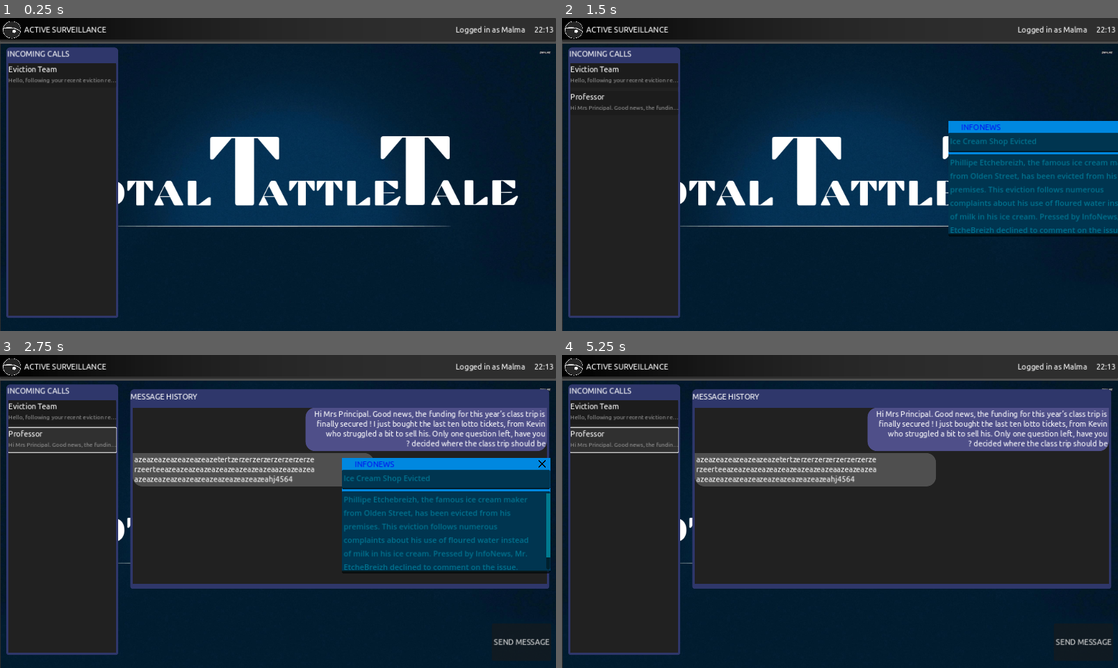
Above: before the commit, frames 1-4 (two rows, left to right).
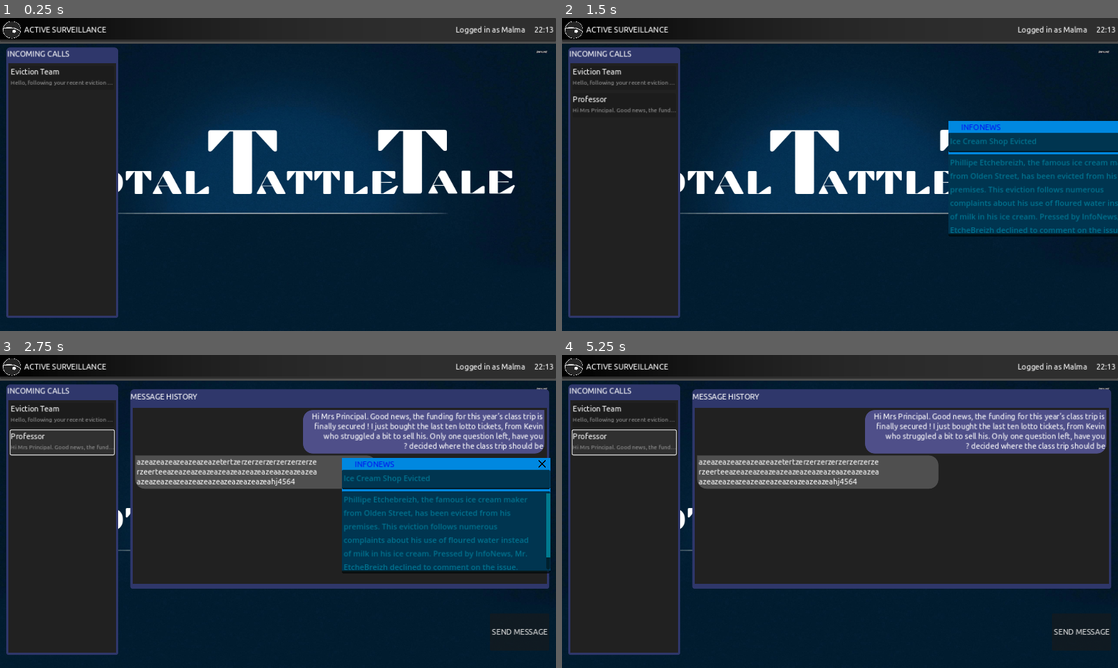
Above: after the commit, the same moments.

Repository: Mastoast/LDJam53
Game: Godot game, scene res://levels/game_screen.tscn
The game is run twice, just before and just after one commit, with the same random seed, the same clock (stepped at 60 frames per second) and the same inputs.
Inputs (mouse positions are in pixels of both pictures, inside the frame that each line leads up to; where the layout moved, square brackets give the same spot in the first picture):
- Up to frame 1 (0.25 s): no input
- Up to frame 2 (1.5 s): click (623, 77) [623, 74] at 0.5 s; click "SEND MESSAGE" at 1.25 s
- Up to frame 3 (2.75 s): click (61, 439) at 2.02 s
- Up to frame 4 (5.25 s): click (623, 442) at 2.77 s; click (1106, 464) at 3.5 s; click (623, 414) [623, 411] at 4.25 s; click (623, 439) at 5.02 s

The runs differ from the first frame. In frame 1, 7.3% of the frame differs, in the area x 0-99%, y 8-100%; in frame 2, 5.7%; in frame 3, 6.7%; in frame 4, 6.8%.

Commit message:
styles

Diff:
--- a/levels/game_screen.tscn
+++ b/levels/game_screen.tscn
@@ -1,12 +1,11 @@
-[gd_scene load_steps=12 format=3 uid="uid://b5f88qm5bt18o"]
+[gd_scene load_steps=11 format=3 uid="uid://b5f88qm5bt18o"]
 
 [ext_resource type="Theme" uid="uid://dt64wf3jwua3u" path="res://themes/desktop.tres" id="1_rf31f"]
 [ext_resource type="Script" path="res://scripts/gameHandler.gd" id="2_mlnr7"]
-[ext_resource type="StyleBox" uid="uid://dsubttfxluprg" path="res://themes/background_panel_theme.tres" id="4_u122v"]
 [ext_resource type="Texture2D" uid="uid://xvlg1c042cst" path="res://sprites/logo_surveillance.png" id="5_mivnp"]
 [ext_resource type="Texture2D" uid="uid://dxejwmfggrxgy" path="res://sprites/wallpaper.png" id="5_rnhdx"]
 [ext_resource type="PackedScene" path="res://scenes/window_preview.tscn" id="6_n7gpa"]
-[ext_resource type="PackedScene" path="res://scenes/window_thread.tscn" id="7_vd488"]
+[ext_resource type="PackedScene" uid="uid://t776op5xvn6b" path="res://scenes/window_thread.tscn" id="7_vd488"]
 [ext_resource type="PackedScene" uid="uid://dmswrg3t4y0ih" path="res://scenes/window_answers.tscn" id="8_oco0f"]
 [ext_resource type="Script" path="res://scripts/send_button.gd" id="9_1pwv1"]
 
@@ -90,12 +89,16 @@
 layout_mode = 2
 size_flags_vertical = 3
 size_flags_stretch_ratio = 12.0
-theme_override_styles/panel = ExtResource("4_u122v")
 
-[node name="Background" type="Sprite2D" parent="VBoxContainer/desktop"]
-position = Vector2(580.5, 320)
-scale = Vector2(1.12988, 1)
+[node name="wallpaper" type="TextureRect" parent="VBoxContainer/desktop"]
+layout_mode = 1
+anchors_preset = 15
+anchor_right = 1.0
+anchor_bottom = 1.0
+grow_horizontal = 2
+grow_vertical = 2
 texture = ExtResource("5_rnhdx")
+expand_mode = 1
 
 [node name="window_preview" parent="VBoxContainer/desktop" instance=ExtResource("6_n7gpa")]
 layout_mode = 0
@@ -116,17 +119,17 @@
 
 [node name="window_answers" parent="VBoxContainer/desktop" instance=ExtResource("8_oco0f")]
 layout_mode = 0
-offset_left = 275.0
-offset_top = 459.0
-offset_right = 1137.0
-offset_bottom = 572.0
+offset_left = 273.0
+offset_top = 457.0
+offset_right = 1006.0
+offset_bottom = 570.0
 
 [node name="send_button" type="Button" parent="."]
 layout_mode = 0
-offset_left = 1019.0
-offset_top = 556.0
-offset_right = 1142.0
-offset_bottom = 633.0
+offset_left = 1015.0
+offset_top = 535.0
+offset_right = 1138.0
+offset_bottom = 612.0
 size_flags_horizontal = 8
 size_flags_vertical = 10
 text = "SEND MESSAGE"
--- a/scenes/window_thread.tscn
+++ b/scenes/window_thread.tscn
@@ -1,4 +1,4 @@
-[gd_scene load_steps=5 format=3]
+[gd_scene load_steps=5 format=3 uid="uid://t776op5xvn6b"]
 
 [ext_resource type="Script" path="res://scripts/window_thread.gd" id="1_jugw2"]
 [ext_resource type="StyleBox" uid="uid://cv0wvc6bxjm6k" path="res://themes/window_background.tres" id="1_v12kp"]
--- a/themes/background_panel_theme.tres
+++ /dev/null
@@ -1,4 +0,0 @@
-[gd_resource type="StyleBoxFlat" format=3 uid="uid://dsubttfxluprg"]
-
-[resource]
-bg_color = Color(0.180392, 0.180392, 0.180392, 1)
--- a/themes/window_panel.tres
+++ b/themes/window_panel.tres
@@ -1,4 +1,8 @@
 [gd_resource type="StyleBoxFlat" format=3 uid="uid://d2y7jeuwoiqjr"]
 
 [resource]
+content_margin_left = 5.0
+content_margin_top = 5.0
+content_margin_right = 5.0
+content_margin_bottom = 5.0
 bg_color = Color(0.129412, 0.129412, 0.129412, 1)
